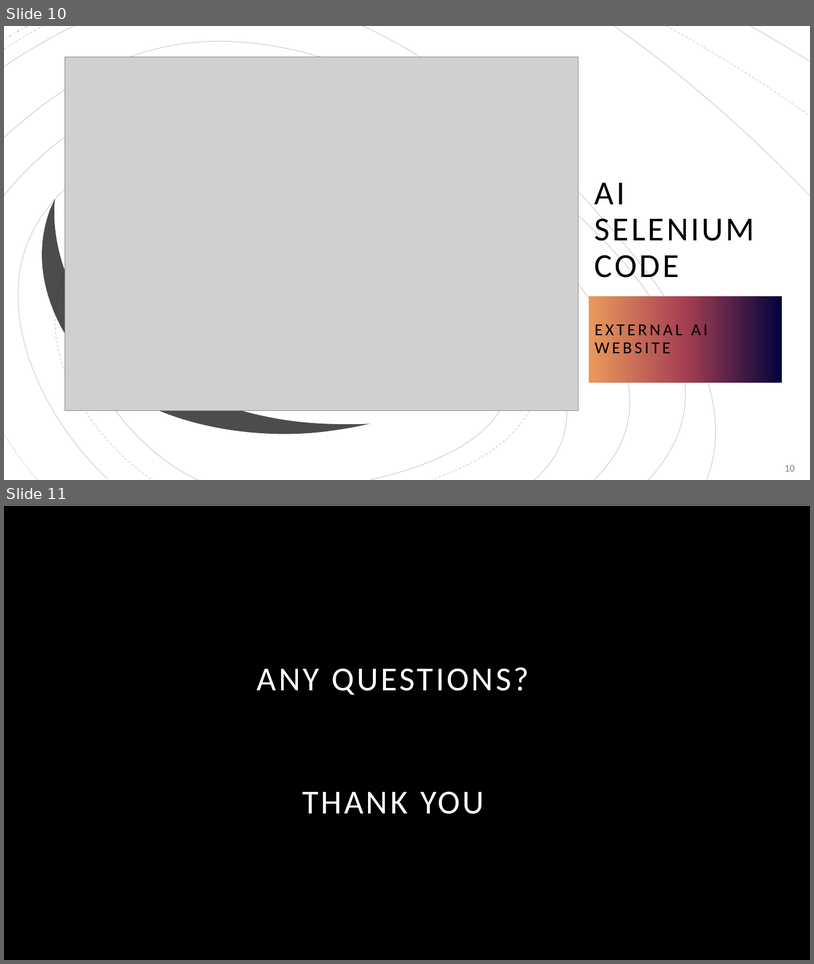
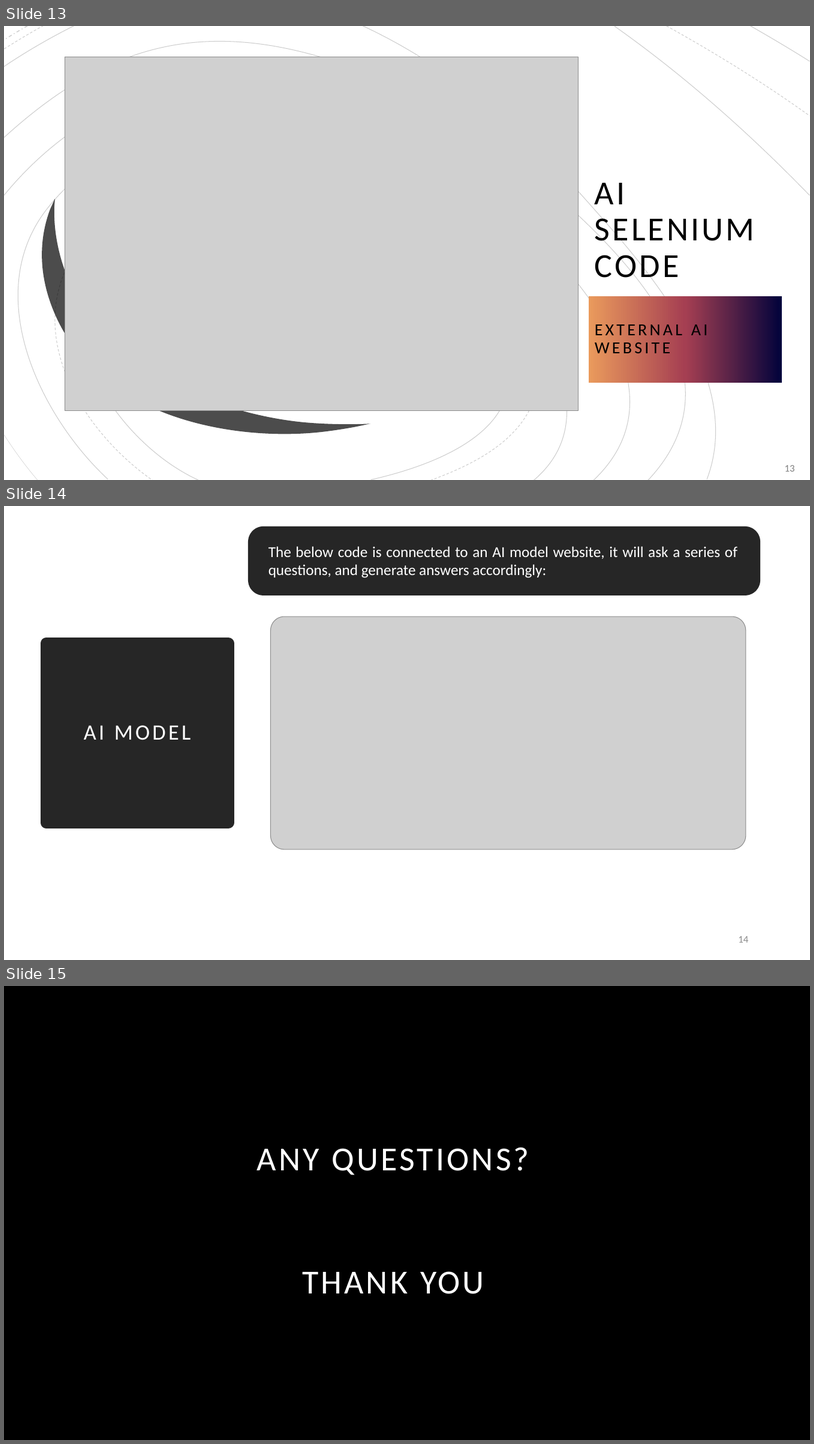
Before and after one commit to rita-s/customer-churn-prediction, a slide deck: Customer Churn Predictions using ml.pptx. Shown one above the other, each under a label of ours: slides 10 and 11 before the commit, slides 13, 14 and 15 after it. The pictures are 814x964 and 814x1444 pixels, drawn with LibreOffice and Linux fonts; fonts in the diff are those of the drawing; grey boxes stand for pictures; background and template pictures are left out. Boxes give left, top, right and bottom in pixels: in the first picture for what was removed or moved away, otherwise in the second. Text is boxed around its words. In the diff, an @@ line names an element or a change of style, - is before the commit and + after.

```diff
--- a/Customer Churn Predictions using ml.pptx
+++ b/Customer Churn Predictions using ml.pptx
@@ slide 14 added at [4, 506, 810, 960], background #FFFFFF @@
@@ rounded rectangle added at [254, 532, 755, 589], fill #262626, outline #262626 13.75 pt @@
@@ text added at [269, 546, 738, 578], 18 pt, text #FFFFFF @@
+The below code is connected to an AI model website, it will ask a series of questions, and generate answers accordingly:
@@ picture added at [271, 617, 746, 850] @@
@@ title added at [47, 643, 228, 822], fill #262626, outline #262626 13.75 pt, 26 pt, text #FFFFFF @@
+AI MODEL
@@ page number added at [738, 936, 749, 942], 12 pt, text #8C8C8C @@
+14
@@ what was slide 10 is now slide 13 @@
@@ page number at [785, 465, 795, 471]: text changed @@
-10
+13
@@ what was slide 11 is now slide 15 @@
```
Also in this commit, not shown: 2 slides changed, 4 other slides added, 1 slide removed, 2 other files.
